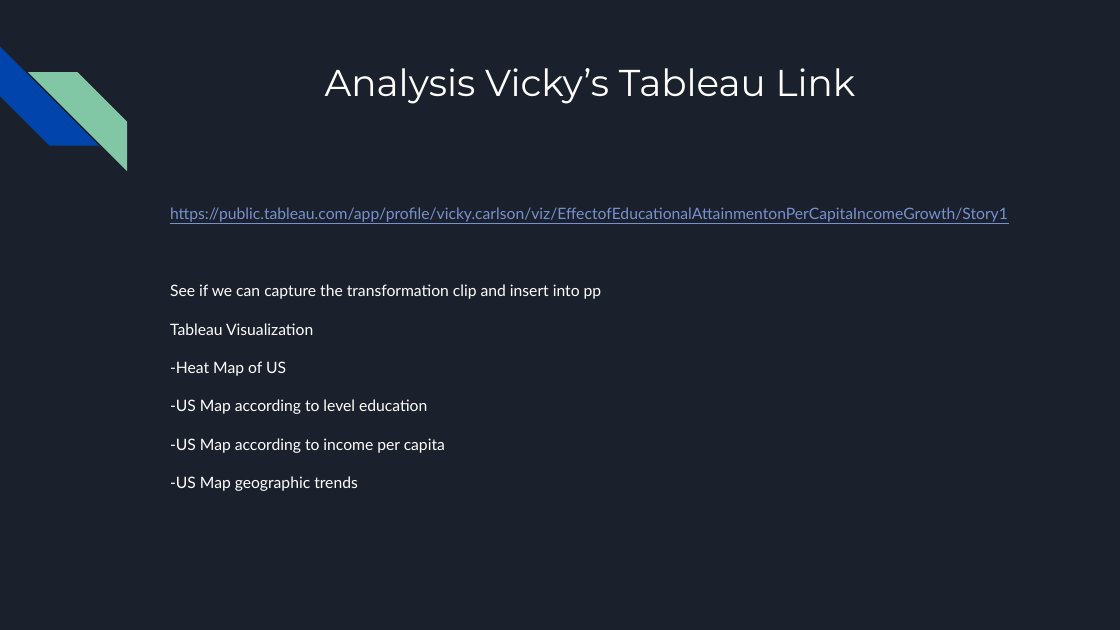
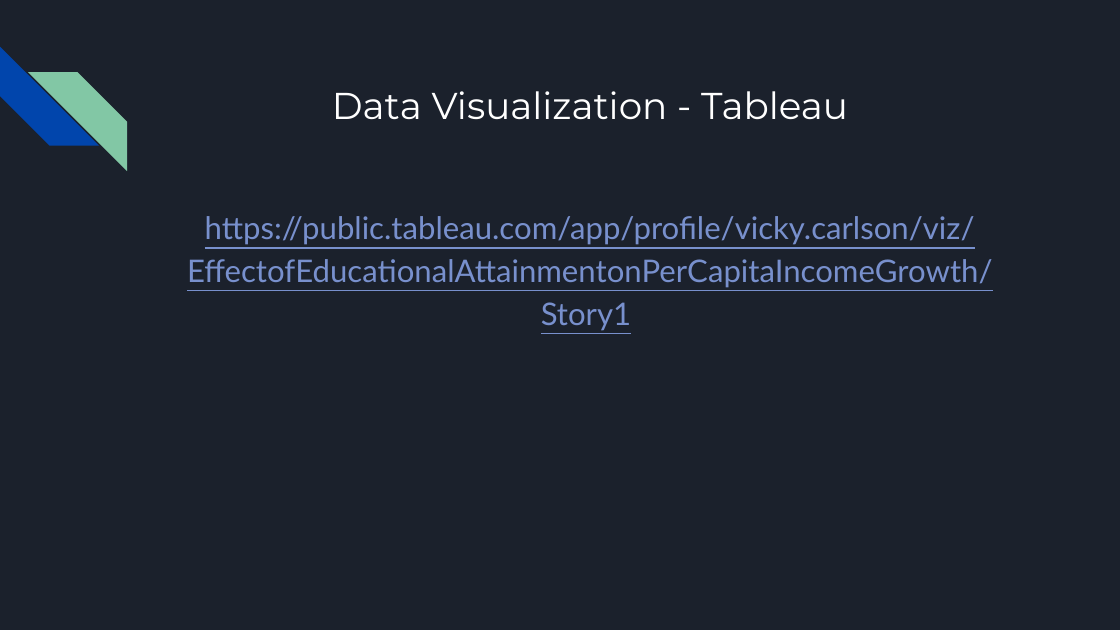
Before and after one commit to VickyCarlson/PCI_Growth, a slide deck: slide 7 of Effect of Educational Attainment on per Capita Growth by State.pptx (slide 12 before the commit). Drawn at 1120x630 pixels with LibreOffice and Linux fonts; fonts in the diff are those of the drawing. Boxes give left, top, right and bottom in pixels: in the first picture for what was removed or moved away, otherwise in the second. Text is boxed around its words. In the diff, an @@ line names an element or a change of style, - is before the commit and + after.

```diff
--- a/Effect of Educational Attainment on per Capita Growth by State.pptx
+++ b/Effect of Educational Attainment on per Capita Growth by State.pptx
@@ title "Data Visualization - Tableau" at (x1=332, y1=91, x2=848, y2=119): vertical alignment top to middle @@
@@ title at (x1=332, y1=91, x2=848, y2=119): text changed @@
-Analysis Vicky’s Tableau Link
+Data Visualization - Tableau
@@ text "https://public.tableau.com/app/profile/vicky.carlson/viz/Eff ..." at (x1=187, y1=216, x2=993, y2=331): size 10.1 to 20 pt; alignment left to centre; line spacing 1.05 to 1.15 @@
@@ text at (x1=170, y1=284, x2=602, y2=491): paragraphs removed @@
-See if we can capture the transformation clip and insert into pp
-Tableau Visualization
--Heat Map of US
--US Map according to level education
--US Map according to income per capita
--US Map geographic trends
```
Also in this commit, not shown: 3 other slides changed, 1 slide added, 1 slide removed.
